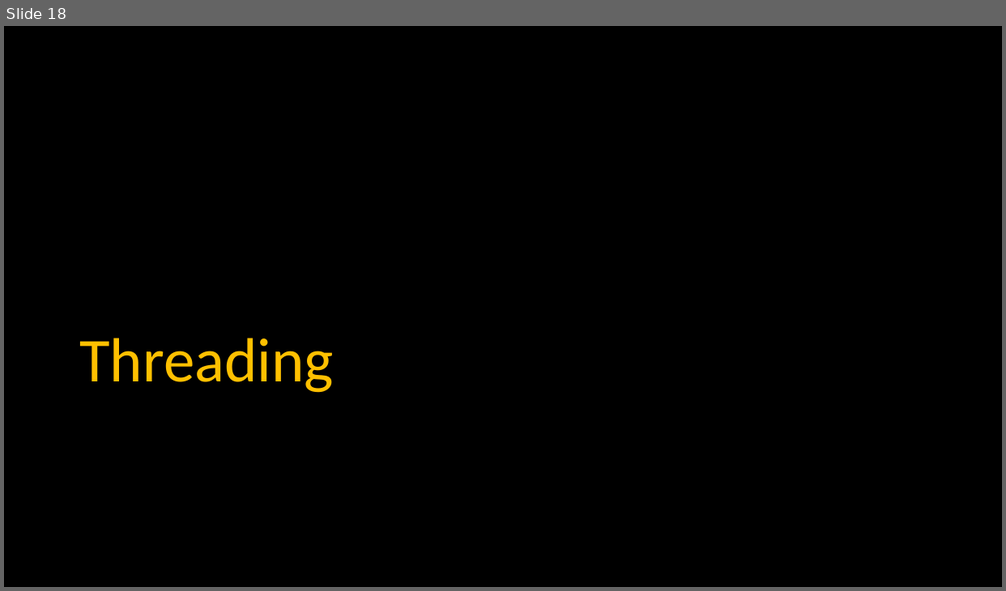
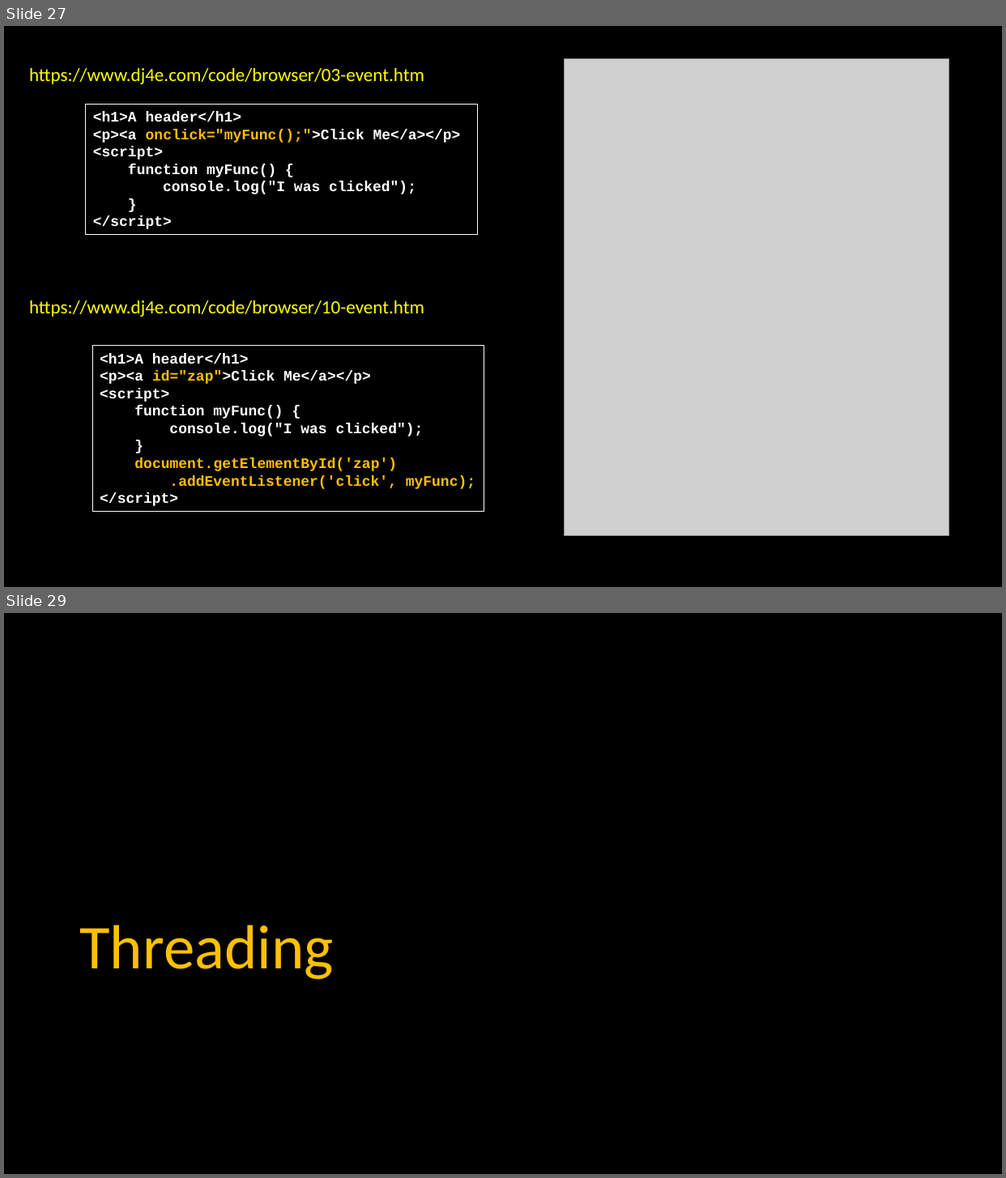
Before and after one commit to csev/dj4e, a slide deck: lectures/JS-03-Browser.pptx. Shown one above the other, each under a label of ours: slide 18 before the commit, slides 27 and 29 after it; the slides between them are not shown. The pictures are 1006x591 and 1006x1178 pixels, drawn with LibreOffice and Linux fonts; fonts in the diff are those of the drawing; grey boxes stand for pictures. Boxes give left, top, right and bottom in pixels: in the first picture for what was removed or moved away, otherwise in the second. Text is boxed around its words. In the diff, an @@ line names an element or a change of style, - is before the commit and + after.

```diff
--- a/lectures/JS-03-Browser.pptx
+++ b/lectures/JS-03-Browser.pptx
@@ slide 27 added at bbox=[4, 26, 1002, 587], background #000000 @@
@@ text added at bbox=[29, 68, 424, 84], 18 pt, text #FFFF00 @@
+https://www.dj4e.com/code/browser/03-event.htm
@@ picture added at bbox=[564, 59, 948, 536] @@
@@ rectangle added at bbox=[86, 104, 478, 235], outline #FFFFFF 0.75 pt, 14 pt, text #FFFFFF, bold @@
+<h1>A header</h1>
+<p><a onclick="myFunc();">Click Me</a></p>
+<script>
+function myFunc() {
+console.log("I was clicked");
+}
+</script>
@@ text added at bbox=[29, 301, 424, 317], 18 pt, text #FFFF00 @@
+https://www.dj4e.com/code/browser/10-event.htm
@@ rectangle added at bbox=[92, 346, 484, 512], outline #FFFFFF 0.75 pt, 14 pt, text #FFFFFF, bold @@
+<h1>A header</h1>
+<p><a id="zap">Click Me</a></p>
+<script>
+function myFunc() {
+console.log("I was clicked");
+}
+document.getElementById('zap')
+.addEventListener('click', myFunc);
+</script>
@@ what was slide 18 is now slide 29 @@
```
Also in this commit, not shown: 2 slides changed, 15 other slides added, 14 slides removed, 27 other files.
